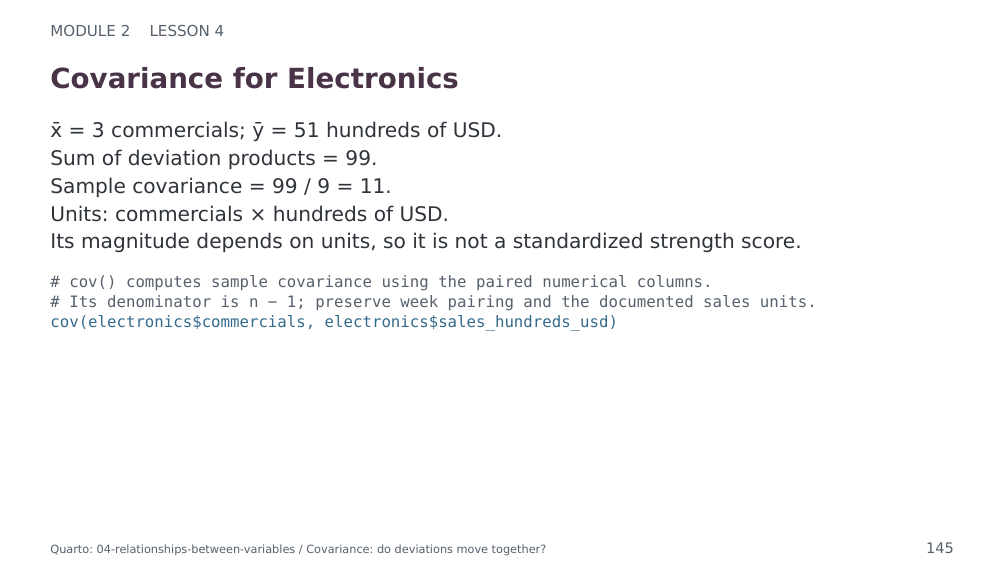
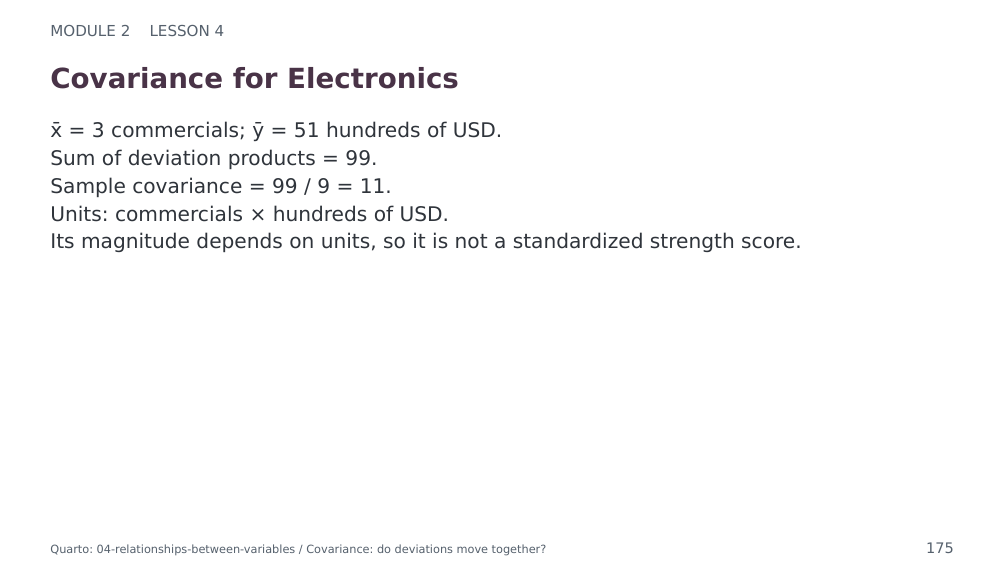
Before and after one commit to msfasha/307312-Applied-Statistics, a slide deck: slide 175 of pdf/teaching-slides/module02-descriptive-statistics.pptx (slide 145 before the commit). Drawn at 1008x567 pixels with LibreOffice and Linux fonts; fonts in the diff are those of the drawing. Boxes give left, top, right and bottom in pixels: in the first picture for what was removed or moved away, otherwise in the second. Text is boxed around its words. In the diff, an @@ line names an element or a change of style, - is before the commit and + after.

```diff
--- a/pdf/teaching-slides/module02-descriptive-statistics.pptx
+++ b/pdf/teaching-slides/module02-descriptive-statistics.pptx
@@ text removed at bbox=[69, 275, 713, 291] @@
-# cov() computes sample covariance using the paired numerical columns.
@@ text removed at bbox=[69, 295, 817, 311] @@
-# Its denominator is n − 1; preserve week pairing and the documented sales units.
@@ text removed at bbox=[50, 315, 618, 331] @@
-cov(electronics$commercials, electronics$sales_hundreds_usd)
@@ text at bbox=[926, 542, 954, 553]: text changed @@
-145
+175
```
Also in this commit, not shown: 155 other slides changed, 32 slides added, 23 other files.
